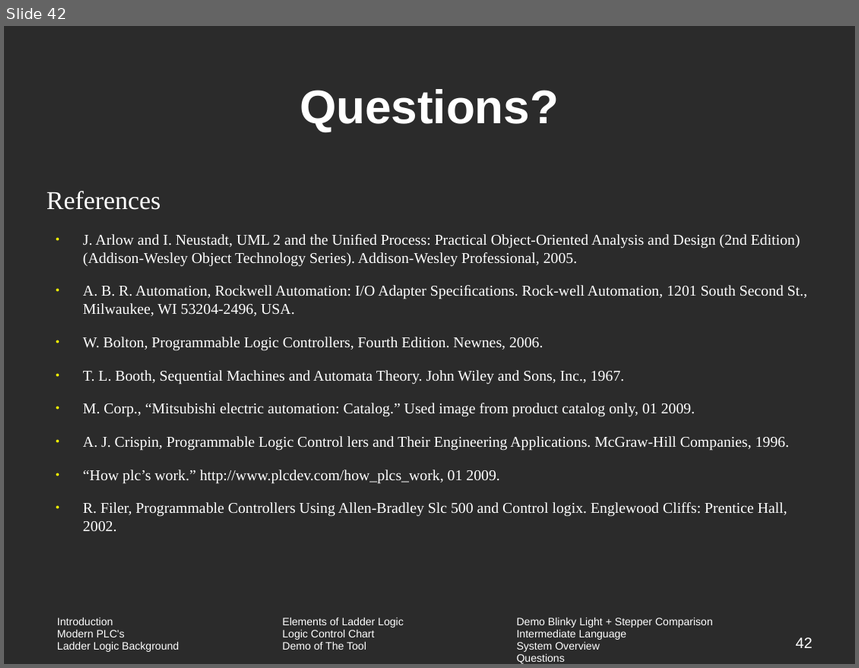
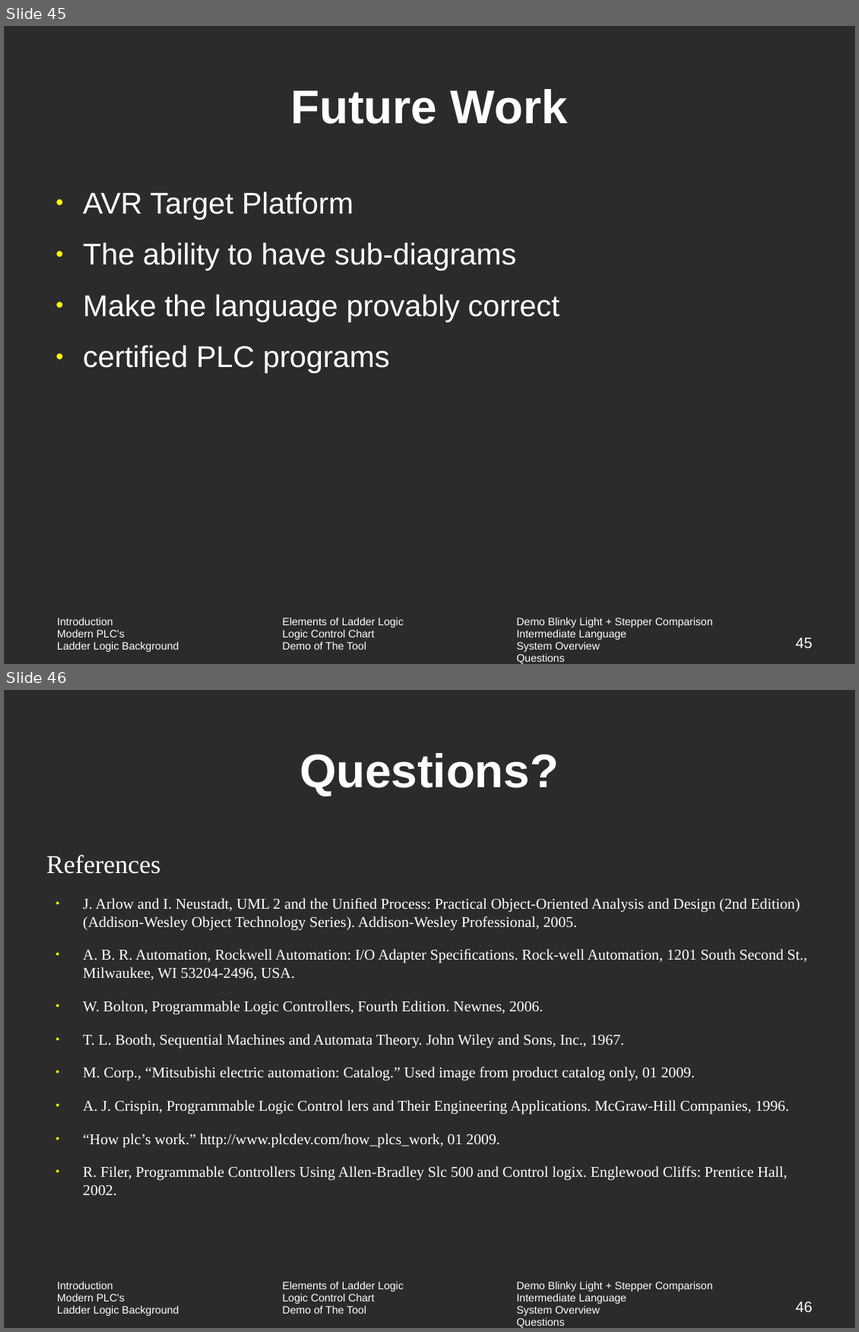
Before and after one commit to vortex-5/plcthesis, a slide deck: presentation/defense.odp. Shown one above the other, each under a label of ours: slide 42 before the commit, slides 45 and 46 after it. The pictures are 859x668 and 859x1332 pixels, drawn with LibreOffice and Linux fonts; fonts in the diff are those of the drawing; background and template pictures are left out; a plain dark background stands for a picture behind light text. Boxes give left, top, right and bottom in pixels: in the first picture for what was removed or moved away, otherwise in the second. Text is boxed around its words. In the diff, an @@ line names an element or a change of style, - is before the commit and + after.

```diff
--- a/presentation/defense.odp
+++ b/presentation/defense.odp
@@ slide 45 added at (x1=4, y1=26, x2=855, y2=664), background picture (left out); not listed: 1 template element that a slide beside it also shows @@
@@ title added at (x1=291, y1=89, x2=568, y2=124), 44 pt, text #FFFFFF, bold @@
+Future Work
@@ text added at (x1=83, y1=192, x2=560, y2=373), 28 pt, text #FFFFFF @@
+● AVR Target Platform
+● The ability to have sub-diagrams
+● Make the language provably correct
+● certified PLC programs
@@ page number added at (x1=796, y1=638, x2=813, y2=648), 14 pt, text #FFFFFF @@
+45
@@ what was slide 42 is now slide 46 @@
@@ page number at (x1=796, y1=1302, x2=813, y2=1312): text changed @@
-42
+46
```
Also in this commit, not shown: 5 slides changed, 3 other slides added, 2 other files.
